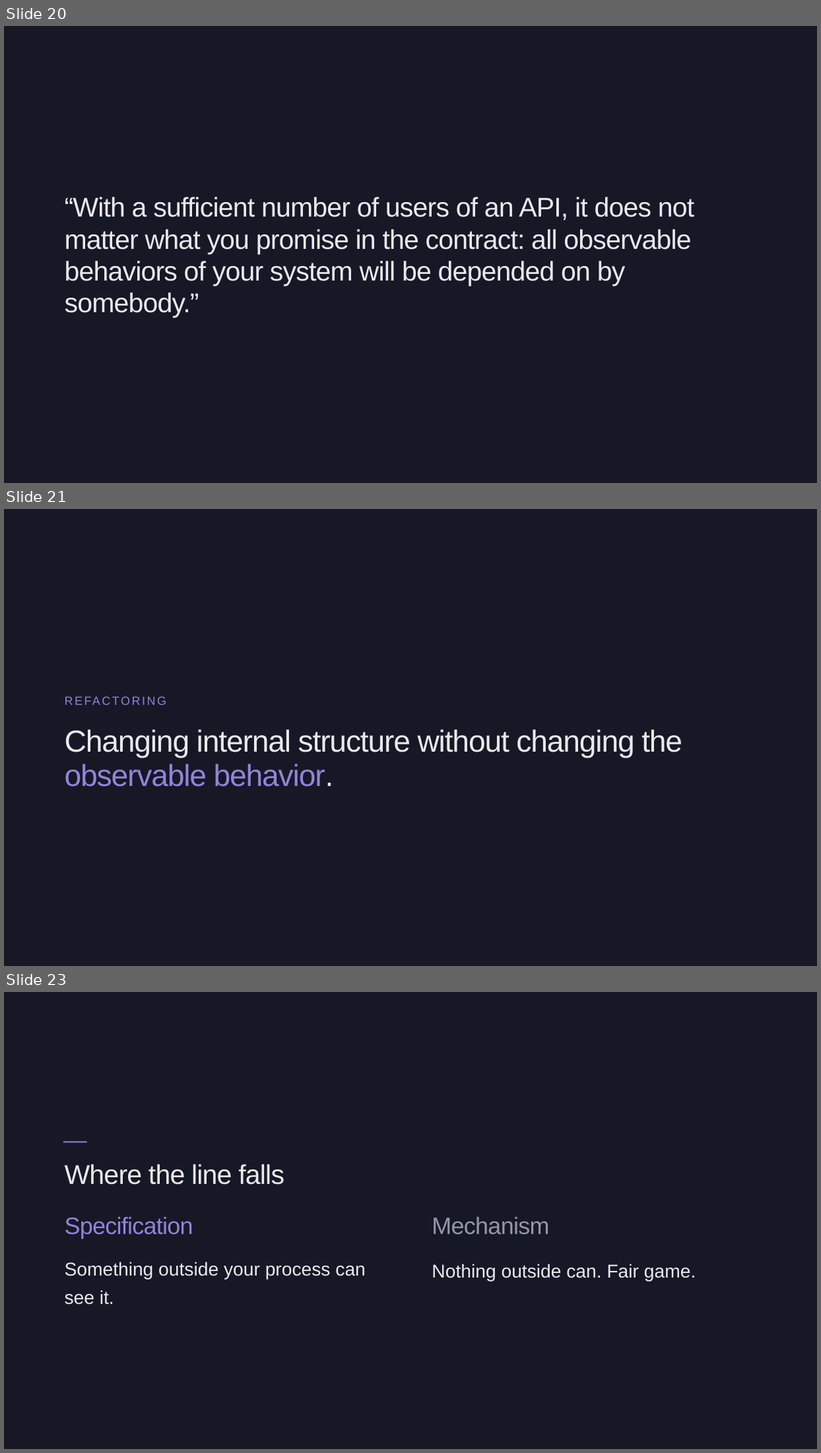
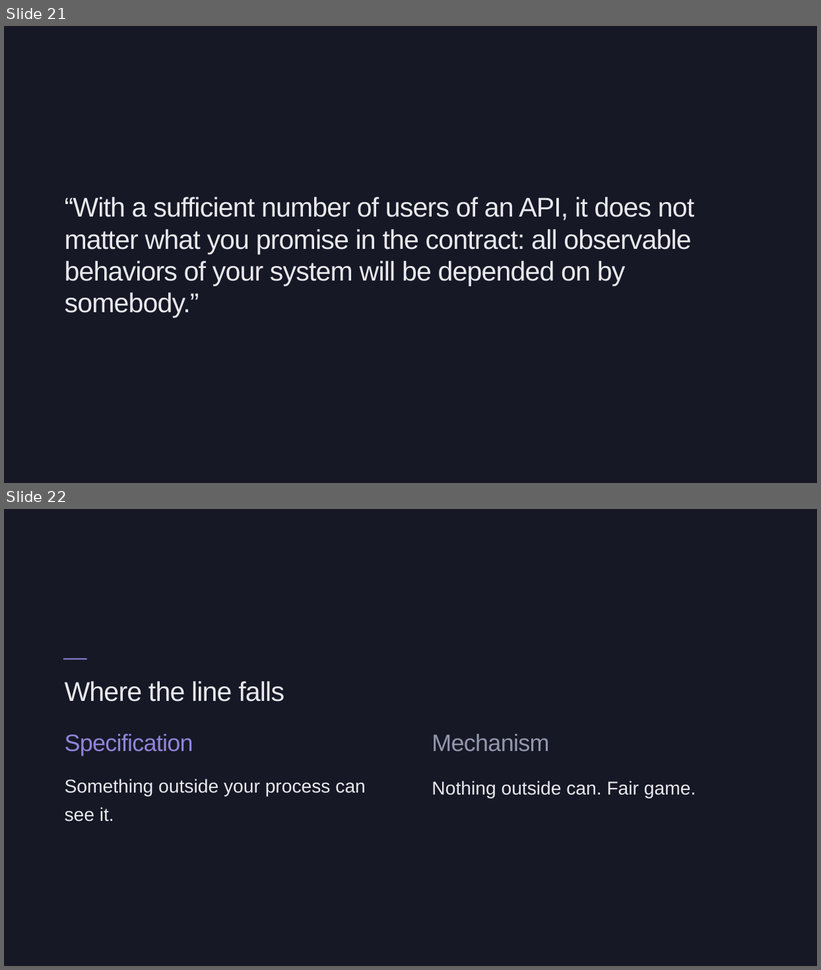
Before and after one commit to Bradleywboggs/ai-assisted-legacy-refactors-kcdc-2026, a slide deck: AI_Assisted_Legacy_Refactors.pptx. Shown one above the other, each under a label of ours: slides 20, 21 and 23 before the commit, slides 21 and 22 after it; the slides between them are not shown. The pictures are 821x1453 and 821x970 pixels, drawn with LibreOffice and Linux fonts; fonts in the diff are those of the drawing. Boxes give left, top, right and bottom in pixels: in the first picture for what was removed or moved away, otherwise in the second. Text is boxed around its words. In the diff, an @@ line names an element or a change of style, - is before the commit and + after.

```diff
--- a/AI_Assisted_Legacy_Refactors.pptx
+++ b/AI_Assisted_Legacy_Refactors.pptx
@@ slide 21 removed at (x1=4, y1=509, x2=817, y2=966), background #161826 @@
@@ text removed at (x1=63, y1=687, x2=817, y2=708) @@
-REFACTORING
@@ text removed at (x1=65, y1=729, x2=682, y2=787) @@
-Changing internal structure without changing the observable behavior.
@@ what was slide 20 is now slide 21 @@
@@ what was slide 23 is now slide 22 @@
```
Also in this commit, not shown: 2 slides changed, 2 slides added, 2 other slides removed.
